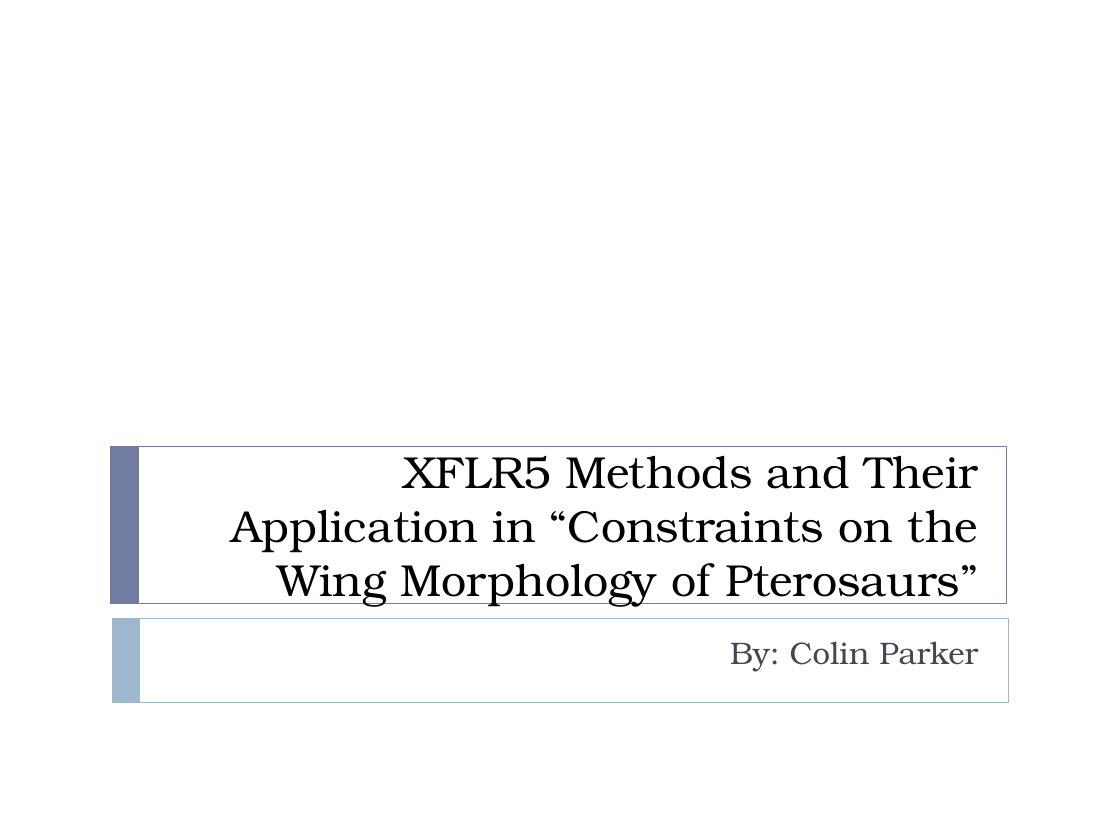
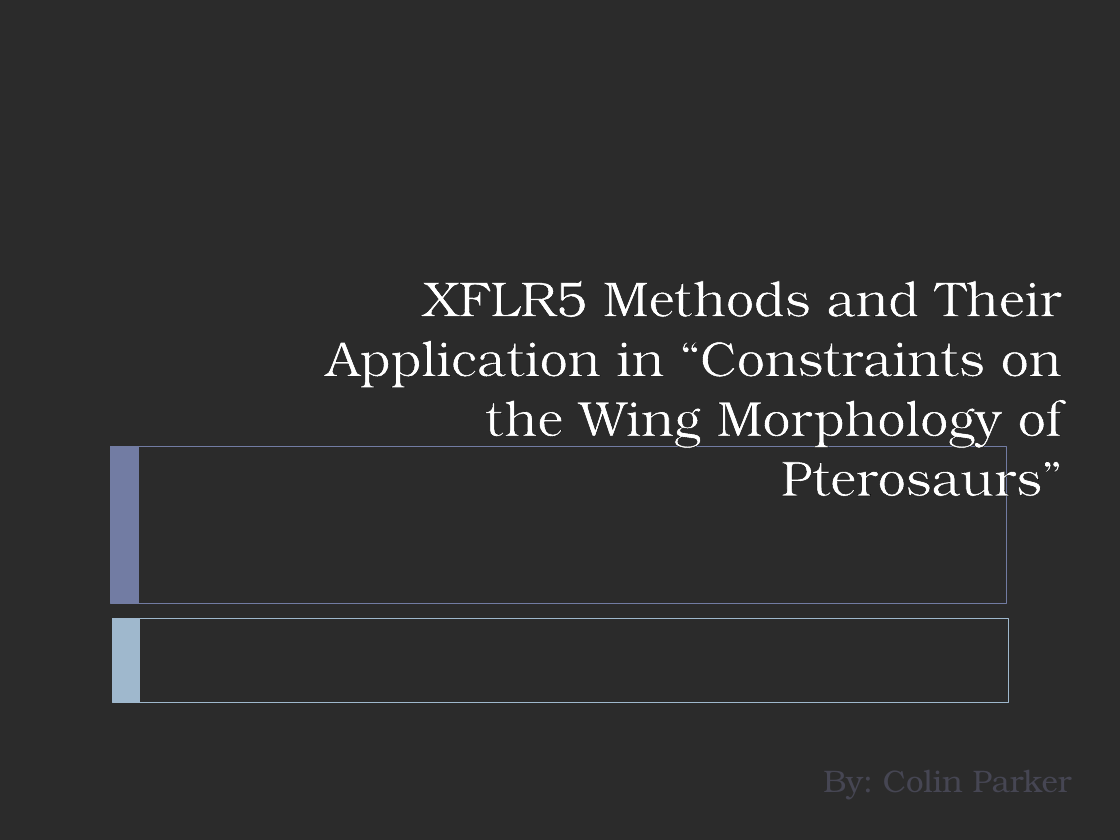
Before and after one commit to colinparker/Pterosaur, a slide deck: slide 1 of XFLR5 Methods and Their Application in.pptx. Drawn at 1120x840 pixels with LibreOffice and Linux fonts; fonts in the diff are those of the drawing; background and template pictures are left out; a plain dark background stands for a picture behind light text. Boxes give left, top, right and bottom in pixels: in the first picture for what was removed or moved away, otherwise in the second. Text is boxed around its words. In the diff, an @@ line names an element or a change of style, - is before the commit and + after.

```diff
--- a/XFLR5 Methods and Their Application in.pptx
+++ b/XFLR5 Methods and Their Application in.pptx
@@ background #FFFFFF to picture (left out) @@
@@ title "XFLR5 Methods and Their Application ...": place and size @@
-title "XFLR5 Methods and Their Application ..." at <box>231,456,978,607</box>
+title "XFLR5 Methods and Their Application ..." at <box>326,281,1062,508</box>
@@ title "XFLR5 Methods and Their Application ..." at <box>326,281,1062,508</box>: size 28.8 to 32 pt, text colour #000000 to #FFFFFF, letter outline none to #000000 0.75 pt @@
@@ subtitle "By: Colin Parker" rewrapped from <box>730,641,978,672</box> to <box>243,756,1083,821</box> @@
```
Also in this commit, not shown: 4 other slides changed, 8 slides added, 6 slides removed, 7 other files.
